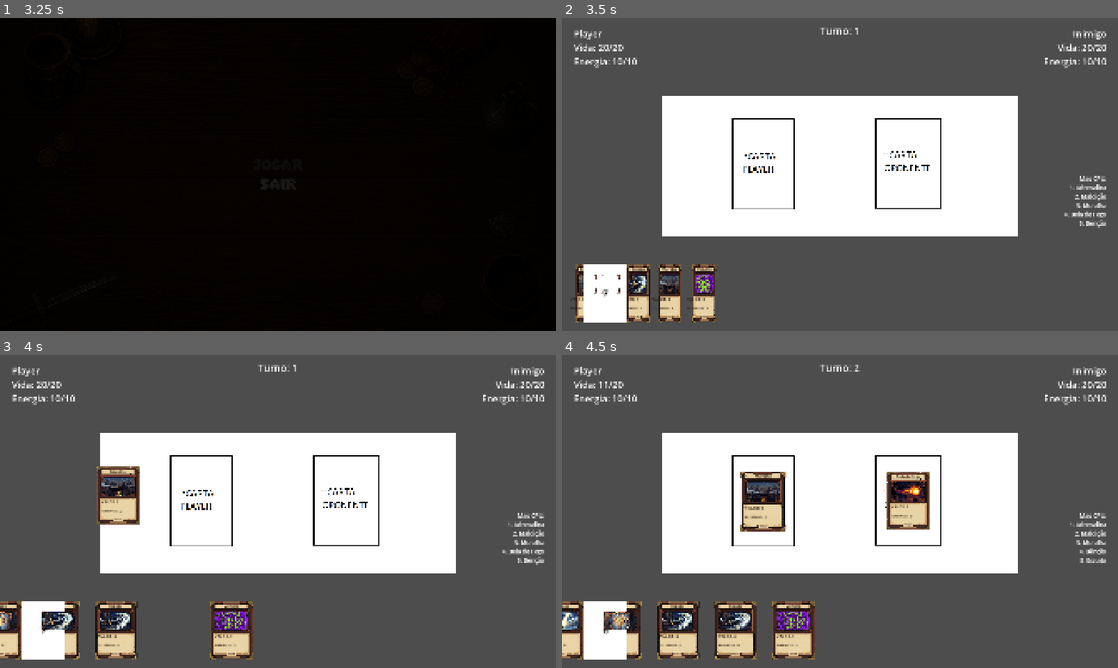
Above: before the commit, frames 1-4 (two rows, left to right).
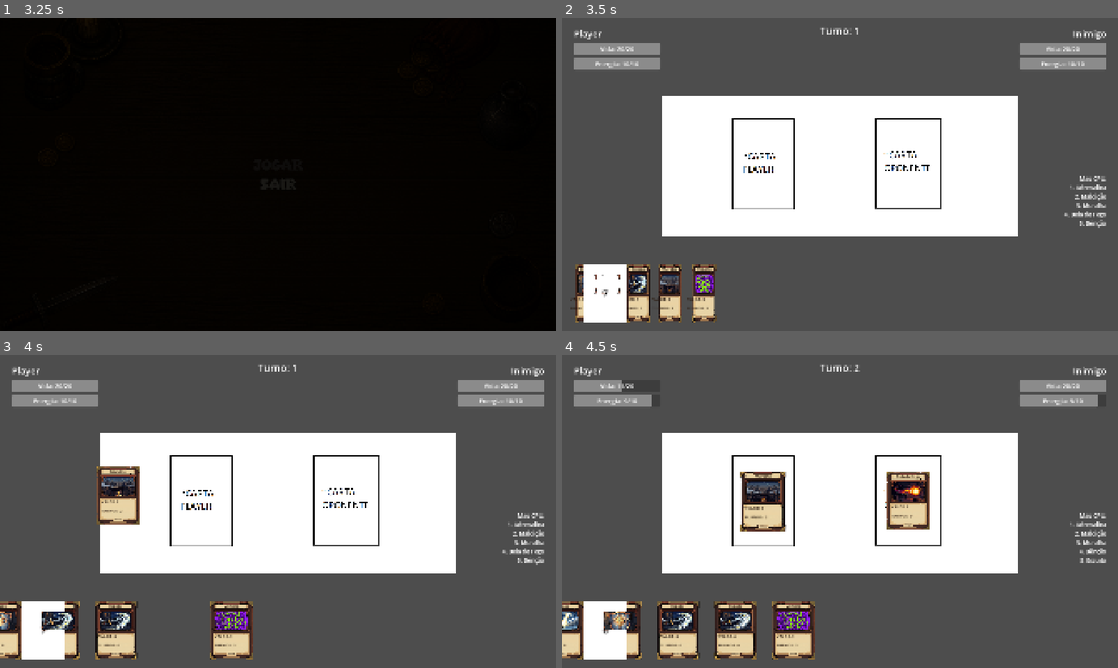
Above: after the commit, the same moments.

Repository: thenickfer/GamblersGambit
Game: Godot game, scene res://Scenes/title_screen.tscn
Two runs of this game, one before a commit and one after it. Both use one fixed random seed, a clock stepped at 60 frames per second and the inputs below.
Inputs (mouse positions are in pixels of both pictures, inside the frame that each line leads up to):
- Up to frame 1 (3.25 s): tap Enter at 0.5, 1.25, 2 s; move the mouse to (400, 158) at 0.52 s; click (400, 158) at 0.67 s; drag from (166, 190) to (250, 237) at 1.27 s; move the mouse to (333, 105) at 2.02 s; click (333, 105) at 2.17 s; click "JOGAR" at 2.75 s
- Up to frame 2 (3.5 s): no input
- Up to frame 3 (4 s): drag from (144, 630) to (111, 464) at 3.52 s
- Up to frame 4 (4.5 s): drag from (762, 502) to (678, 630) at 4.27 s

Frame 1 is identical in both runs. In frame 2, 2.2% of the frame differs, in the area x 2-98%, y 8-17%; in frame 3, 2.2%; in frame 4, 1.9%.

Commit message:
add: barras de vida e energia e gasto de energia por carta jogada

Diff:
--- a/Scenes/CardScene.tscn
+++ b/Scenes/CardScene.tscn
@@ -71,31 +71,101 @@
 position = Vector2(150, 890)
 script = ExtResource("6_kiwwe")
 
-[node name="PlayerStats" type="Label" parent="." unique_id=2086271339]
+[node name="PlayerStats" type="VBoxContainer" parent="." unique_id=2086271339]
 offset_left = 41.0
 offset_top = 31.0
-offset_right = 165.0
-offset_bottom = 220.0
+offset_right = 341.0
+offset_bottom = 169.0
+theme_override_constants/separation = 10
+script = ExtResource("8_cmbt")
+
+[node name="NameLabel" type="Label" parent="PlayerStats"]
+layout_mode = 2
 theme_override_font_sizes/font_size = 32
-text = "Player
-
-Vida:
-Energia:"
-script = ExtResource("8_cmbt")
-
-[node name="OpponentStats" type="Label" parent="." unique_id=437947903]
-offset_left = 1657.0
+text = "Player"
+
+[node name="HealthBar" type="ProgressBar" parent="PlayerStats"]
+custom_minimum_size = Vector2(300, 42)
+layout_mode = 2
+show_percentage = false
+
+[node name="ValueLabel" type="Label" parent="PlayerStats/HealthBar"]
+layout_mode = 1
+anchors_preset = 15
+anchor_right = 1.0
+anchor_bottom = 1.0
+grow_horizontal = 2
+grow_vertical = 2
+theme_override_font_sizes/font_size = 22
+text = "Vida: 20/20"
+horizontal_alignment = 1
+vertical_alignment = 1
+
+[node name="EnergyBar" type="ProgressBar" parent="PlayerStats"]
+custom_minimum_size = Vector2(300, 42)
+layout_mode = 2
+show_percentage = false
+
+[node name="ValueLabel" type="Label" parent="PlayerStats/EnergyBar"]
+layout_mode = 1
+anchors_preset = 15
+anchor_right = 1.0
+anchor_bottom = 1.0
+grow_horizontal = 2
+grow_vertical = 2
+theme_override_font_sizes/font_size = 22
+text = "Energia: 10/10"
+horizontal_alignment = 1
+vertical_alignment = 1
+
+[node name="OpponentStats" type="VBoxContainer" parent="." unique_id=437947903]
+offset_left = 1579.0
 offset_top = 31.0
 offset_right = 1881.0
-offset_bottom = 220.0
-theme_override_font_sizes/font_size = 32
-text = "Inimigo
-
-:Vida
-:Energia"
-horizontal_alignment = 2
+offset_bottom = 169.0
+theme_override_constants/separation = 10
 script = ExtResource("8_cmbt")
 combatant_name = "Inimigo"
+
+[node name="NameLabel" type="Label" parent="OpponentStats"]
+layout_mode = 2
+theme_override_font_sizes/font_size = 32
+text = "Inimigo"
+horizontal_alignment = 2
+
+[node name="HealthBar" type="ProgressBar" parent="OpponentStats"]
+custom_minimum_size = Vector2(300, 42)
+layout_mode = 2
+show_percentage = false
+
+[node name="ValueLabel" type="Label" parent="OpponentStats/HealthBar"]
+layout_mode = 1
+anchors_preset = 15
+anchor_right = 1.0
+anchor_bottom = 1.0
+grow_horizontal = 2
+grow_vertical = 2
+theme_override_font_sizes/font_size = 22
+text = "Vida: 20/20"
+horizontal_alignment = 1
+vertical_alignment = 1
+
+[node name="EnergyBar" type="ProgressBar" parent="OpponentStats"]
+custom_minimum_size = Vector2(300, 42)
+layout_mode = 2
+show_percentage = false
+
+[node name="ValueLabel" type="Label" parent="OpponentStats/EnergyBar"]
+layout_mode = 1
+anchors_preset = 15
+anchor_right = 1.0
+anchor_bottom = 1.0
+grow_horizontal = 2
+grow_vertical = 2
+theme_override_font_sizes/font_size = 22
+text = "Energia: 10/10"
+horizontal_alignment = 1
+vertical_alignment = 1
 
 [node name="TurnLabel" type="Label" parent="." unique_id=512094871]
 offset_left = 760.0
--- a/Scripts/combatant.gd
+++ b/Scripts/combatant.gd
@@ -1,4 +1,4 @@
-extends Label
+extends VBoxContainer
 
 signal died(combatant)
 
@@ -15,6 +15,12 @@
 var initial_deck: Array[String] = []  # copia das cartas iniciais para reiniciar o deck
 var discard: Array = []
 var is_alive: bool = true
+
+@onready var name_label: Label = $NameLabel
+@onready var health_bar: ProgressBar = $HealthBar
+@onready var health_label: Label = $HealthBar/ValueLabel
+@onready var energy_bar: ProgressBar = $EnergyBar
+@onready var energy_label: Label = $EnergyBar/ValueLabel
 
 func _ready() -> void:
 	current_health = start_health if start_health >= 0 else max_health
@@ -48,6 +54,12 @@
 	current_energy = clampi(current_energy + amount, 0, max_energy)
 	_refresh()
 
+func spend_energy(amount: int) -> void:
+	current_energy = clampi(current_energy - amount, 0, max_energy)
+	if current_energy == 0:
+		current_energy = max_energy
+	_refresh()
+
 func draw_random_card() -> String:
 	# quando o deck acaba, reinicia com as mesmas cartas iniciais
 	if deck.is_empty():
@@ -71,4 +83,10 @@
 	discard.append(card_ref)
 
 func _refresh() -> void:
-	text = "%s\nVida: %d/%d\nEnergia: %d/%d" % [combatant_name, current_health, max_health, current_energy, max_energy]
+	name_label.text = combatant_name
+	health_bar.max_value = max_health
+	health_bar.value = current_health
+	health_label.text = "Vida: %d/%d" % [current_health, max_health]
+	energy_bar.max_value = max_energy
+	energy_bar.value = current_energy
+	energy_label.text = "Energia: %d/%d" % [current_energy, max_energy]
--- a/Scripts/game_manager.gd
+++ b/Scripts/game_manager.gd
@@ -87,6 +87,7 @@
 	var before_health: int = target.current_health
 	var before_source_health: int = source.current_health
 
+	source.spend_energy(1)
 	var effect = EFFECTS[card_node.card_action].new()
 	effect.execute({"game_manager": self, "source": source, "target": target, "card": card_node})
 
